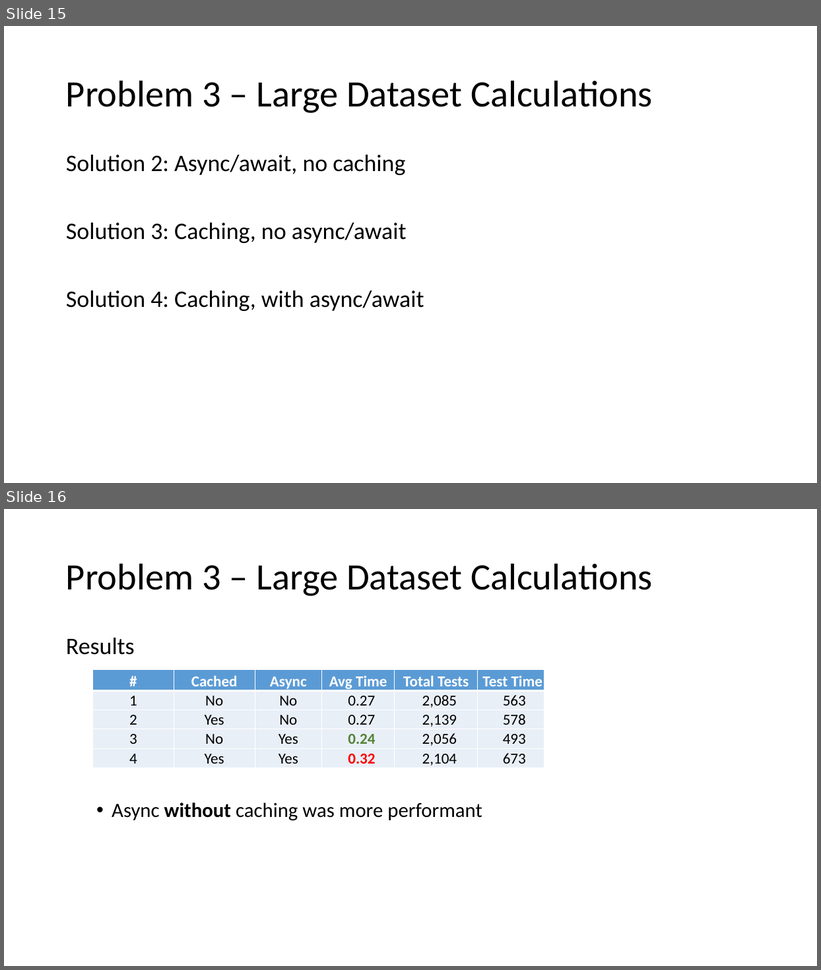
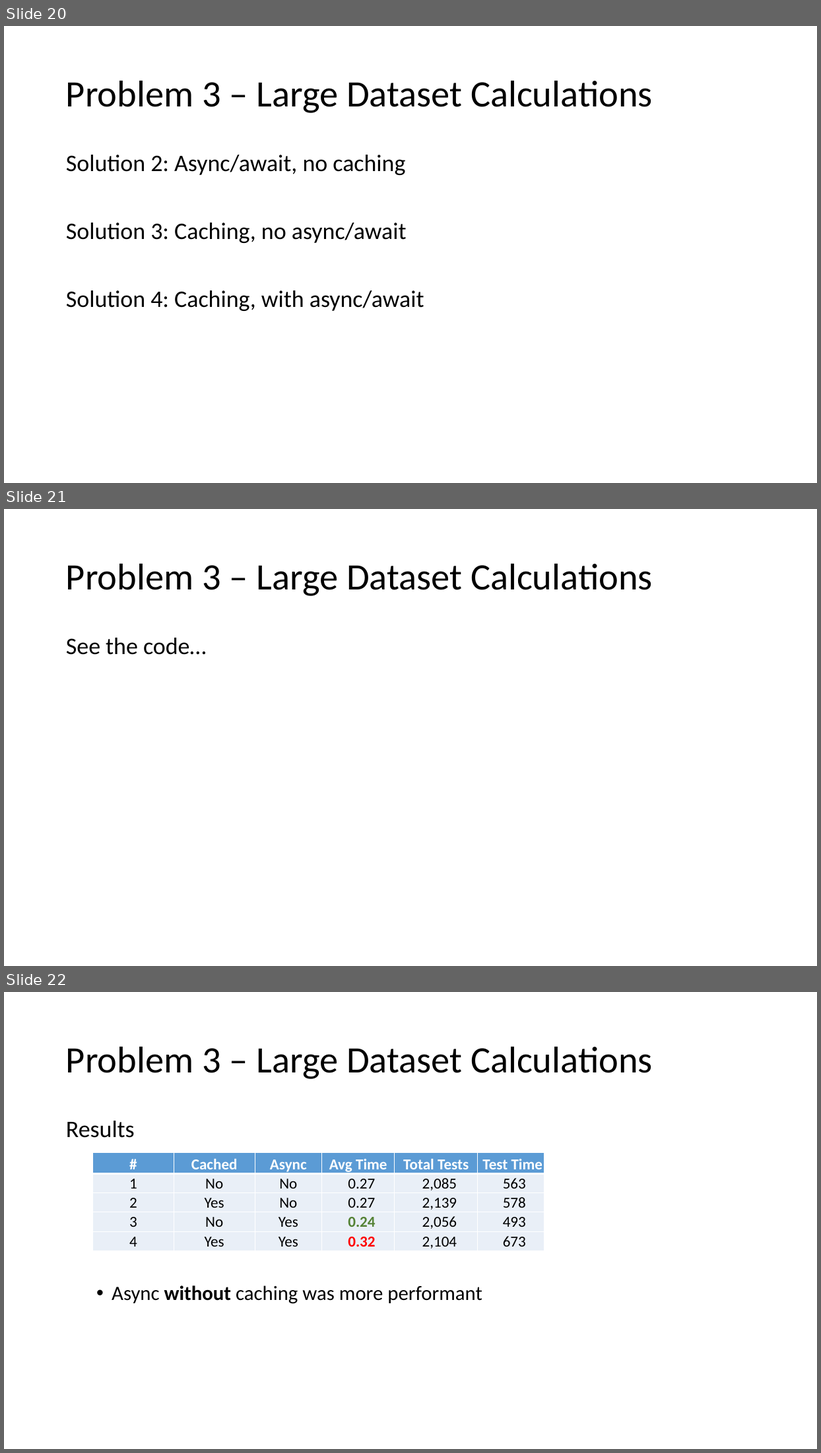
Before and after one commit to mark-doyle/dal-cs-sig, a slide deck: RealWorldScalability/Real World Scalability.pptx. Shown one above the other, each under a label of ours: slides 15 and 16 before the commit, slides 20, 21 and 22 after it. The pictures are 821x970 and 821x1453 pixels, drawn with LibreOffice and Linux fonts; fonts in the diff are those of the drawing. Boxes give left, top, right and bottom in pixels: in the first picture for what was removed or moved away, otherwise in the second. Text is boxed around its words. In the diff, an @@ line names an element or a change of style, - is before the commit and + after.

```diff
--- a/RealWorldScalability/Real World Scalability.pptx
+++ b/RealWorldScalability/Real World Scalability.pptx
@@ slide 21 added at <box>4,509,817,966</box>, background #FFFFFF @@
@@ title added at <box>66,563,653,596</box>, 44 pt, text #000000 @@
+Problem 3 – Large Dataset Calculations
@@ text added at <box>66,638,206,655</box>, 28 pt, text #000000 @@
+See the code…
@@ what was slide 15 is now slide 20 @@
@@ what was slide 16 is now slide 22 @@
```
Also in this commit, not shown: 8 slides changed, 11 other slides added.
